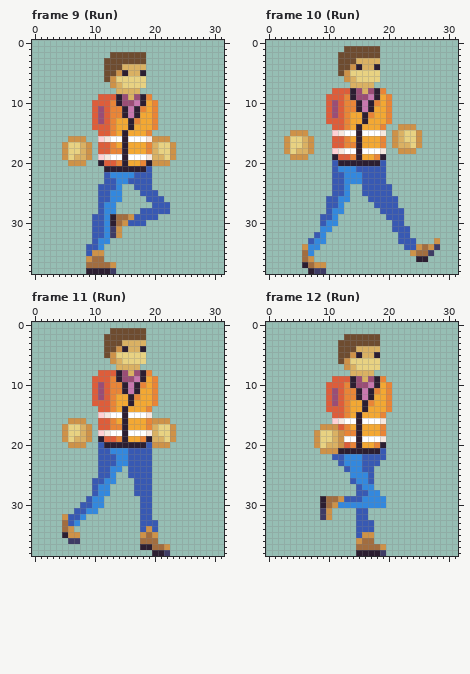
A pixel-art file gets an edit: Player/Player.aseprite. The first picture shows the starting point.
32x39 pixels, 14 frames. Shown: frame 9 (Run), frame 10 (Run), frame 11 (Run), frame 12 (Run). The commit also changed other frames, which this record leaves out.
New version:
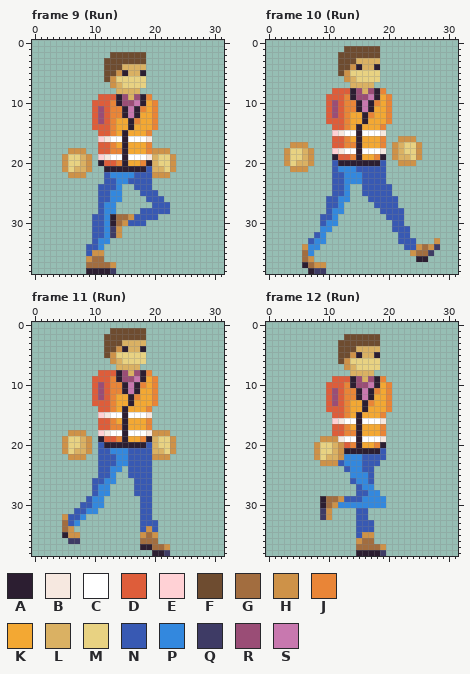
Palette (. is transparent): A #2c1e31  B #f6e8e0  C #ffffff  D #de5d3a  E #ffd1d5  F #6e4c30  G #a26d3f  H #ce9248  J #e98537  K #f3a833  L #dab163  M #e8d282  N #3859b3  P #3388de  Q #3e3b65  R #9a4d76  S #c878af
Difference:
Changed rows in their new state; - is an unchanged pixel.
Frame 9 (Run), layer "Hands":
first column x 5:
16 -...-----------...-
17 .....----------....
18 .HHH.----------HHH.
19 --M-------------M--
20 HMMLH----------LMMH
21 HMLLH----------LLMH
22 -HHH-----------HHH-
Frame 10 (Run), layer "Hands":
first column x 3:
14 -------------------...-
15 -...--------------.....
16 .....-------------.HHH.
17 .HHH.---------------M--
18 --M---------------HLMMH
19 HMMLH-------------HLLMH
20 HMLLH--------------HHH-
21 -HHH-------------------
Frame 11 (Run), layer "Hands": the same change as frame 9 (Run)
Frame 12 (Run), layer "Hands":
first column x 8:
17 -..D-
18 ...DD
19 .HHHB
20 --M--
21 HMMLH
22 HMLLH
23 -HHH-
